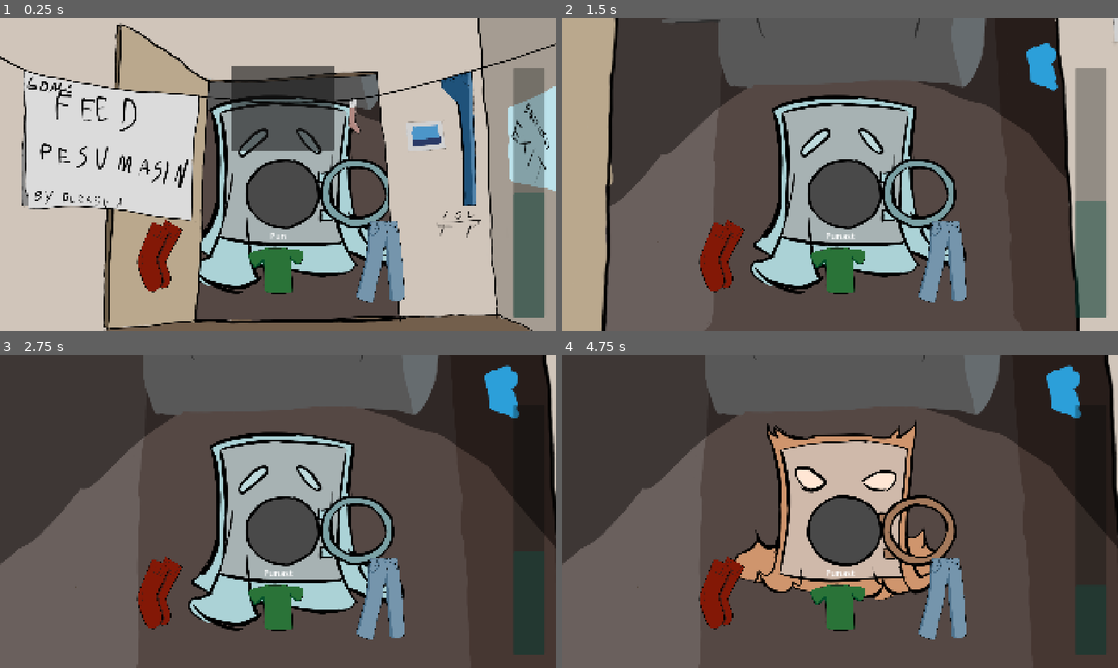
Above: before the commit, frames 1-4 (two rows, left to right).
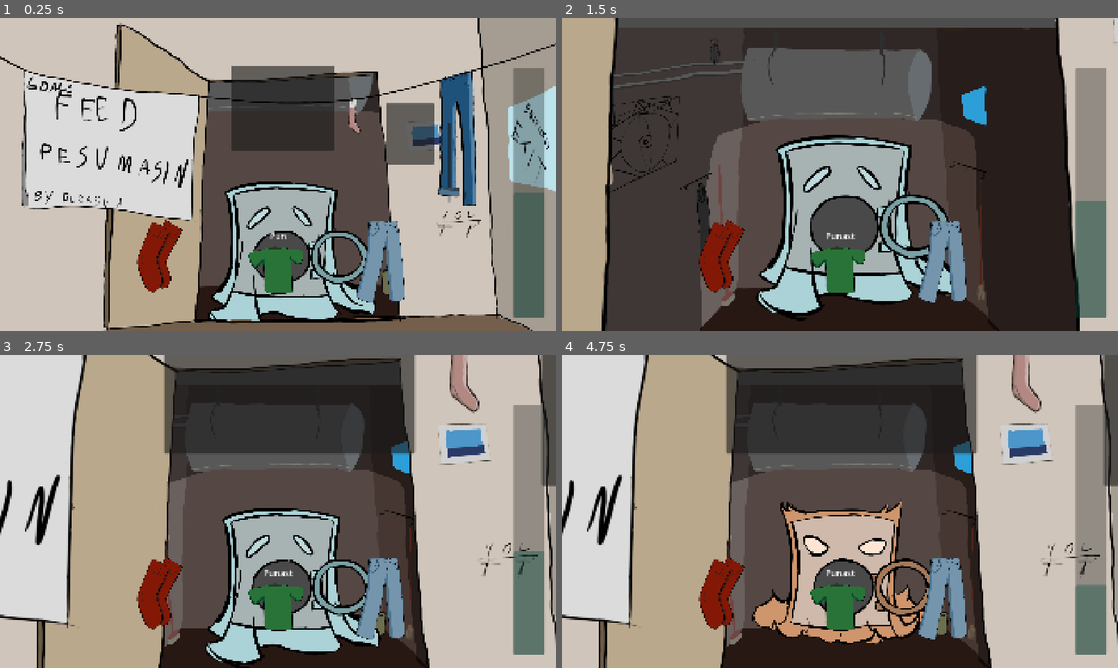
Above: after the commit, the same moments.

Repository: Kuulimagnaat/mangujamm2026
Game: Godot game, scene res://main.tscn
Same seed, same stepped clock (60 frames per second), same inputs: the game is played once before the commit and once after it.
Inputs (mouse positions are in pixels of both pictures, inside the frame that each line leads up to):
- Up to frame 1 (0.25 s): no input
- Up to frame 2 (1.5 s): click (845, 108) at 0.5 s; move the mouse to (840, 180) at 1.27 s; press the mouse at (840, 180) at 1.28 s
- Up to frame 3 (2.75 s): move the mouse to (278, 599) at 2.02 s; release the mouse at (278, 599) at 2.03 s; click (278, 599) at 2.1 s
- Up to frame 4 (4.75 s): move the mouse to (956, 599) at 2.77 s; press the mouse at (956, 599) at 2.78 s; move the mouse to (723, 599) at 3.52 s; release the mouse at (723, 599) at 3.53 s; click (723, 599) at 3.6 s; move the mouse to (1006, 558) at 4.27 s; press the mouse at (1006, 558) at 4.28 s

The runs differ from the first frame. In frame 1, 20% of the frame differs, in the area x 35-83%, y 18-97%; in frame 2, 48%; in frame 3, 87%; in frame 4, 88%, in the area x 0-100%, y 0-100%.

Commit message:
Jsoni fail

Diff:
--- a/proj/Helislaider.gd
+++ b/proj/Helislaider.gd
@@ -8,4 +8,5 @@
 
 # Called every frame. 'delta' is the elapsed time since the previous frame.
 func _process(delta: float) -> void:
-	$"Püks".region_rect = Rect2(0,0,252,99-value)
+	print(value)
+	$"../Püks".region_rect.size.y = 437-2*value
--- /dev/null
+++ b/proj/Küsimused.json
@@ -0,0 +1,19 @@
+{
+    "küs" :
+    [
+        [
+            ["Rohelist", "Roheline särk"],
+            ["Sinist", "Sinised teksad"],
+            ["Punast", "Punased sokid"]
+        ],
+        [
+
+        ]
+    ],
+
+    "Vas":
+    [
+        ["Roheline särk", 10, 10],
+        ["Sinised teksad", 10, 10]
+    ]
+}
--- a/proj/Puksisaar.gd
+++ /dev/null
@@ -1,22 +0,0 @@
-extends Area2D
-
-var HiirNupuKohal
-var lohitsamine
-
-func HiirNupuKohale():
-	HiirNupuKohal = true
-func HiirNupuKohaltÄra():
-	HiirNupuKohal = false
-
-
-func _ready() -> void:
-	mouse_entered.connect(HiirNupuKohale)
-	mouse_exited.connect(HiirNupuKohaltÄra)
-
-
-# Called every frame. 'delta' is the elapsed time since the previous frame.
-func _process(delta: float) -> void:
-	if (Input.is_action_just_pressed("Vasak_Hiir") and HiirNupuKohal):
-		lohitsamine = true
-	if (lohitsamine==true):
-		position.x =
--- a/proj/main.tscn
+++ b/proj/main.tscn
@@ -14,6 +14,7 @@
 [sub_resource type="Animation" id="Animation_efxa6"]
 resource_name = "MenüüstMängu"
 length = 2.0
+loop_mode = 1
 tracks/0/type = "value"
 tracks/0/imported = false
 tracks/0/enabled = true
@@ -60,11 +61,47 @@
 "times": PackedFloat32Array(0, 2),
 "transitions": PackedFloat32Array(0.5, 1),
 "update": 0,
-"values": [Vector2(1, 1), Vector2(1.5, 1.5)]
+"values": [Vector2(0.885, 0.885), Vector2(1, 1)]
+}
+tracks/4/type = "value"
+tracks/4/imported = false
+tracks/4/enabled = true
+tracks/4/path = NodePath("Tuba:position")
+tracks/4/interp = 1
+tracks/4/loop_wrap = true
+tracks/4/keys = {
+"times": PackedFloat32Array(0, 2),
+"transitions": PackedFloat32Array(0.5, 0.5),
+"update": 0,
+"values": [Vector2(0, 59.625), Vector2(0, 0)]
+}
+tracks/5/type = "value"
+tracks/5/imported = false
+tracks/5/enabled = true
+tracks/5/path = NodePath("Pesumasin:position")
+tracks/5/interp = 1
+tracks/5/loop_wrap = true
+tracks/5/keys = {
+"times": PackedFloat32Array(0, 2),
+"transitions": PackedFloat32Array(0.5, 1),
+"update": 0,
+"values": [Vector2(0, 234.885), Vector2(0, 71.46)]
+}
+tracks/6/type = "value"
+tracks/6/imported = false
+tracks/6/enabled = true
+tracks/6/path = NodePath("Pesumasin:scale")
+tracks/6/interp = 1
+tracks/6/loop_wrap = true
+tracks/6/keys = {
+"times": PackedFloat32Array(0, 2),
+"transitions": PackedFloat32Array(0.5, 1),
+"update": 0,
+"values": [Vector2(0.776, 0.776), Vector2(1, 1)]
 }
 
 [sub_resource type="Animation" id="Animation_kek77"]
-length = 0.001
+length = 2.0
 tracks/0/type = "value"
 tracks/0/imported = false
 tracks/0/enabled = true
@@ -112,6 +149,42 @@
 "transitions": PackedFloat32Array(1),
 "update": 0,
 "values": [Vector2(1, 1)]
+}
+tracks/4/type = "value"
+tracks/4/imported = false
+tracks/4/enabled = true
+tracks/4/path = NodePath("Tuba:position")
+tracks/4/interp = 1
+tracks/4/loop_wrap = true
+tracks/4/keys = {
+"times": PackedFloat32Array(0),
+"transitions": PackedFloat32Array(1),
+"update": 0,
+"values": [Vector2(0, 0)]
+}
+tracks/5/type = "value"
+tracks/5/imported = false
+tracks/5/enabled = true
+tracks/5/path = NodePath("Pesumasin:position")
+tracks/5/interp = 1
+tracks/5/loop_wrap = true
+tracks/5/keys = {
+"times": PackedFloat32Array(0),
+"transitions": PackedFloat32Array(1),
+"update": 0,
+"values": [Vector2(0, 234.885)]
+}
+tracks/6/type = "value"
+tracks/6/imported = false
+tracks/6/enabled = true
+tracks/6/path = NodePath("Pesumasin:scale")
+tracks/6/interp = 1
+tracks/6/loop_wrap = true
+tracks/6/keys = {
+"times": PackedFloat32Array(0),
+"transitions": PackedFloat32Array(1),
+"update": 0,
+"values": [Vector2(0.776, 0.776)]
 }
 
 [sub_resource type="Animation" id="Animation_4c57u"]
@@ -169,7 +242,6 @@
 offset_bottom = -82.0
 
 [node name="Valja" type="Button" parent="Menuu" unique_id=91706466]
-visible = false
 layout_mode = 0
 offset_left = 374.0
 offset_top = -245.0
@@ -177,27 +249,28 @@
 offset_bottom = -36.0
 
 [node name="VSlider" type="VSlider" parent="Menuu" unique_id=32207733]
-visible = false
+z_index = 1
 layout_mode = 0
-offset_left = -751.0
-offset_top = -397.0
-offset_right = -424.0
-offset_bottom = 52.0
+offset_left = 394.715
+offset_top = -179.0
+offset_right = 721.71497
+offset_bottom = 49.2697
+scale = Vector2(1.205, 1.205)
 theme_override_icons/grabber = ExtResource("3_272bh")
 theme_override_icons/grabber_highlight = ExtResource("3_272bh")
 value = 2.0
 script = ExtResource("4_272bh")
 
-[node name="Püks" type="Sprite2D" parent="Menuu/VSlider" unique_id=167368979]
-visible = false
-position = Vector2(337, 333)
+[node name="Nöör" type="Sprite2D" parent="Menuu" unique_id=1331890702]
+z_index = 1
+texture = ExtResource("6_4c57u")
+
+[node name="Püks" type="Sprite2D" parent="Menuu" unique_id=167368979]
+position = Vector2(497.94, -378.99)
 texture = ExtResource("5_kek77")
 centered = false
 region_enabled = true
-region_rect = Rect2(0, 0, 252, 99.18)
-
-[node name="Nöör" type="Sprite2D" parent="Menuu" unique_id=1331890702]
-texture = ExtResource("6_4c57u")
+region_rect = Rect2(1458.46, 159.603, 200.523, 437.916)
 
 [node name="Sein" type="Sprite2D" parent="." unique_id=401554642]
 z_index = -1
@@ -212,3 +285,5 @@
 libraries/ = SubResource("AnimationLibrary_efxa6")
 
 [node name="Pesumasin" parent="." unique_id=1650951301 instance=ExtResource("4_1bvp3")]
+position = Vector2(0, 234.885)
+scale = Vector2(0.776, 0.776)
--- a/proj/pesumasin.tscn
+++ b/proj/pesumasin.tscn
@@ -1,5 +1,6 @@
 [gd_scene format=3 uid="uid://eqgn3tvg73hk"]
 
+[ext_resource type="Texture2D" uid="uid://uim2ayfj75gv" path="res://Joonistused/Pesumasin 3.png" id="1_s0k3h"]
 [ext_resource type="Script" uid="uid://bh6yr7gbippbp" path="res://pesumasin.gd" id="2_bq02f"]
 
 [sub_resource type="CircleShape2D" id="CircleShape2D_j3w0i"]
@@ -7,6 +8,7 @@
 
 [node name="Pesumasin" type="Sprite2D" unique_id=1650951301]
 z_index = -2
+texture = ExtResource("1_s0k3h")
 script = ExtResource("2_bq02f")
 
 [node name="RiidedSisseAla" type="Area2D" parent="." unique_id=1148682131]
Binary file changed: proj/Joonistused/taust.png
Not shown, removed: proj/Puksisaar.gd.uid
